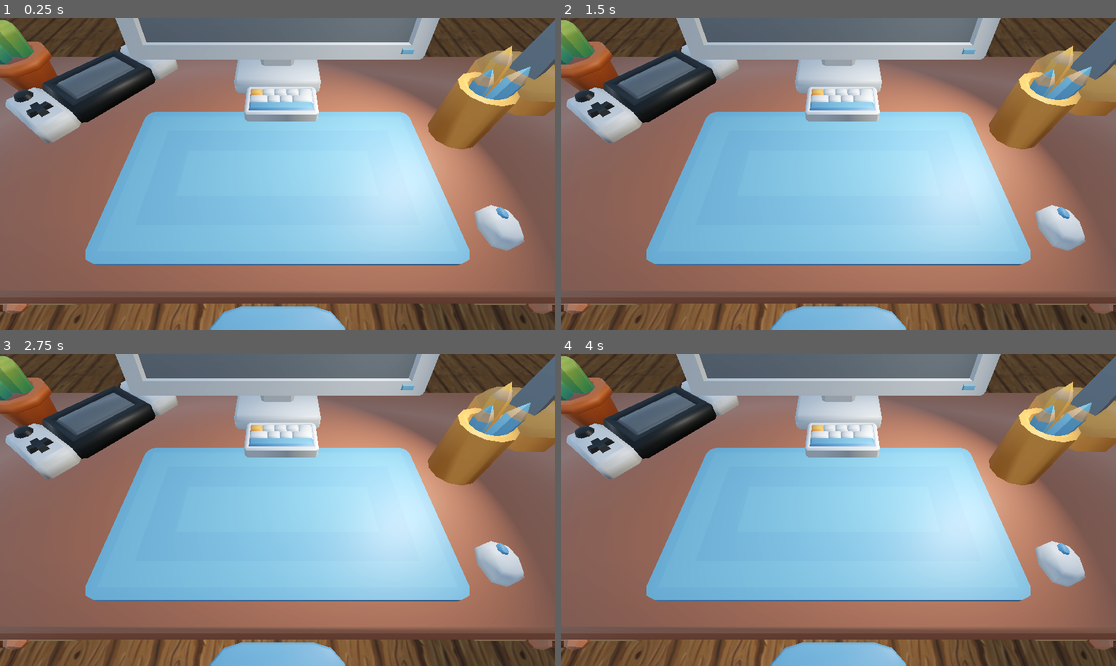
Above: before the commit, frames 1-4 (two rows, left to right).
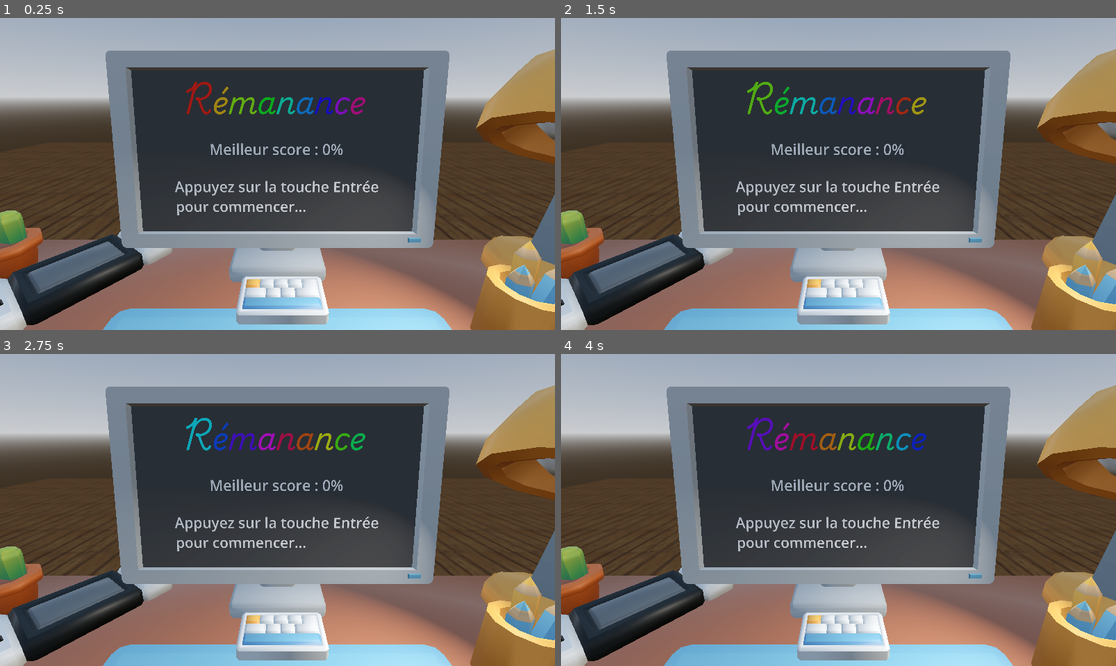
Above: after the commit, the same moments.

Repository: Liduen26/Remanence
Game: Godot game, scene res://scenes/main.tscn
Two runs of this game, one before a commit and one after it. Both use one fixed random seed, a clock stepped at 60 frames per second and the inputs below. Before the commit the project has no main scene; this scene is started directly in both runs.
Inputs:
- Up to frame 1 (0.25 s): no input
- Up to frame 2 (1.5 s): no input
- Up to frame 3 (2.75 s): no input
- Up to frame 4 (4 s): no input

The runs differ from the first frame. In frame 1, 93% of the frame differs, in the area x 0-100%, y 0-100%; in frame 2, 93%; in frame 3, 93%; in frame 4, 93%.

Commit message:
ajout monitor

Diff:
--- a/project.godot
+++ b/project.godot
@@ -11,6 +11,7 @@
 [application]
 
 config/name="Remanence"
+run/main_scene="uid://dtd78osncm646"
 config/features=PackedStringArray("4.6", "Forward Plus")
 config/icon="res://icon.svg"
 
--- a/scenes/main.tscn
+++ b/scenes/main.tscn
@@ -1,16 +1,17 @@
 [gd_scene format=3 uid="uid://dtd78osncm646"]
 
-[ext_resource type="Texture2D" uid="uid://cjfgwbfnmrj75" path="res://assets/6bc92945363467c12fbbd34c7e8e3830.jpg" id="1_o5qli"]
+[ext_resource type="Texture2D" uid="uid://cjfgwbfnmrj75" path="res://assets/Images/6bc92945363467c12fbbd34c7e8e3830.jpg" id="1_o5qli"]
 [ext_resource type="PackedScene" uid="uid://bkgl48asplw1q" path="res://assets/KayKit_Furniture_Bits_1.0_EXTRA/KayKit_Furniture_Bits_1.0_EXTRA/Assets/gltf/desk_large.gltf" id="2_sugp2"]
 [ext_resource type="PackedScene" uid="uid://68g8k6v0emjj" path="res://assets/KayKit_Furniture_Bits_1.0_EXTRA/KayKit_Furniture_Bits_1.0_EXTRA/Assets/gltf/chair_desk_B.gltf" id="3_jyhfs"]
 [ext_resource type="PackedScene" uid="uid://d2bq4gt5f360x" path="res://assets/KayKit_Furniture_Bits_1.0_EXTRA/KayKit_Furniture_Bits_1.0_EXTRA/Assets/gltf/lamp_desk.gltf" id="4_jyhfs"]
 [ext_resource type="PackedScene" uid="uid://c6o1cm83vk3ed" path="res://assets/KayKit_Furniture_Bits_1.0_EXTRA/KayKit_Furniture_Bits_1.0_EXTRA/Assets/gltf/mousepad_large_B.gltf" id="5_tbgi4"]
-[ext_resource type="PackedScene" uid="uid://bbyra8nemo6xj" path="res://assets/KayKit_Furniture_Bits_1.0_EXTRA/KayKit_Furniture_Bits_1.0_EXTRA/Assets/gltf/monitor.gltf" id="6_tefeu"]
 [ext_resource type="PackedScene" uid="uid://bdwxjr16jtwkf" path="res://assets/KayKit_Furniture_Bits_1.0_EXTRA/KayKit_Furniture_Bits_1.0_EXTRA/Assets/gltf/mouse.gltf" id="7_tipki"]
 [ext_resource type="PackedScene" uid="uid://cam2ycl0chwki" path="res://assets/KayKit_Furniture_Bits_1.0_EXTRA/KayKit_Furniture_Bits_1.0_EXTRA/Assets/gltf/keyboard.gltf" id="8_tipki"]
 [ext_resource type="PackedScene" uid="uid://c736qebk82bgc" path="res://assets/KayKit_Furniture_Bits_1.0_EXTRA/KayKit_Furniture_Bits_1.0_EXTRA/Assets/gltf/gameconsole_handheld.gltf" id="9_85g3d"]
 [ext_resource type="PackedScene" uid="uid://djdhrguwxgpwp" path="res://assets/KayKit_Furniture_Bits_1.0_EXTRA/KayKit_Furniture_Bits_1.0_EXTRA/Assets/gltf/cup_pencils.gltf" id="10_choun"]
+[ext_resource type="PackedScene" uid="uid://ui44dfyepe6x" path="res://scenes/monitor.tscn" id="11_eb6dy"]
 [ext_resource type="PackedScene" uid="uid://b10fsjrsiqog4" path="res://assets/KayKit_Furniture_Bits_1.0_EXTRA/KayKit_Furniture_Bits_1.0_EXTRA/Assets/gltf/cactus_small_B.gltf" id="11_ya4ey"]
+[ext_resource type="PackedScene" uid="uid://c3owwuti6h3co" path="res://assets/Digital clock.glb" id="12_eb6dy"]
 
 [sub_resource type="ProceduralSkyMaterial" id="ProceduralSkyMaterial_sugp2"]
 sky_horizon_color = Color(0.66224277, 0.6717428, 0.6867428, 1)
@@ -36,45 +37,50 @@
 [node name="WorldEnvironment" type="WorldEnvironment" parent="." unique_id=1144401263]
 environment = SubResource("Environment_tbgi4")
 
+[node name="Camera3D" type="Camera3D" parent="." unique_id=2086084444]
+transform = Transform3D(1, 0, 0, 0, 0.95371693, 0.3007058, 0, -0.3007058, 0.95371693, 0, 1.91, 0.7)
+fov = 65.0
+
 [node name="CSGMesh3D" type="CSGMesh3D" parent="." unique_id=504887787]
 transform = Transform3D(20, 0, 0, 0, 1, 0, 0, 0, 20, 0, -0.5, 0)
 mesh = SubResource("BoxMesh_0wfyh")
 material = SubResource("StandardMaterial3D_sugp2")
 
-[node name="desk_large2" parent="." unique_id=90111508 instance=ExtResource("2_sugp2")]
+[node name="Objects" type="StaticBody3D" parent="." unique_id=1412946245]
 
-[node name="chair_desk_B2" parent="." unique_id=1350120240 instance=ExtResource("3_jyhfs")]
+[node name="desk_large2" parent="Objects" unique_id=90111508 instance=ExtResource("2_sugp2")]
+
+[node name="chair_desk_B2" parent="Objects" unique_id=1350120240 instance=ExtResource("3_jyhfs")]
 transform = Transform3D(-1, 0, -8.742278e-08, 0, 1, 0, 8.742278e-08, 0, -1, 0, 0, 1.0936424)
 
-[node name="Camera3D" type="Camera3D" parent="." unique_id=2086084444]
-transform = Transform3D(1, 0, 0, 0, 0.57357645, 0.81915206, 0, -0.81915206, 0.57357645, 0, 1.9104943, 0.8862399)
-fov = 65.0
-
-[node name="lamp_desk2" parent="." unique_id=1157407086 instance=ExtResource("4_jyhfs")]
+[node name="lamp_desk2" parent="Objects" unique_id=1157407086 instance=ExtResource("4_jyhfs")]
 transform = Transform3D(0.5591929, 0, -0.82903755, 0, 1, 0, 0.82903755, 0, 0.5591929, 1.3840525, 0.9967396, -0.36996365)
 
-[node name="SpotLight3D" type="SpotLight3D" parent="." unique_id=2078707700]
-transform = Transform3D(-0.25034767, -0.6673647, 0.7013917, -0.2243403, 0.744731, 0.6285277, -0.9418056, -1.786935e-09, -0.3361585, 1.0326667, 1.8796595, -0.1447596)
+[node name="SpotLight3D" type="SpotLight3D" parent="Objects/lamp_desk2" unique_id=2078707700]
+transform = Transform3D(-0.9207849, -0.3731856, 0.11352527, -0.22434025, 0.744731, 0.6285278, -0.3191033, 0.5532706, -0.7694577, -0.022727787, 0.8829199, 0.43642575)
 light_color = Color(1, 0.95686275, 0.8980392, 1)
 light_energy = 1.5
 
-[node name="mousepad_large_B2" parent="." unique_id=24724902 instance=ExtResource("5_tbgi4")]
+[node name="mousepad_large_B2" parent="Objects" unique_id=24724902 instance=ExtResource("5_tbgi4")]
 transform = Transform3D(1, 0, 0, 0, 1, 0, 0, 0, 1, 0, 1, 0.25)
 
-[node name="monitor2" parent="." unique_id=1653143865 instance=ExtResource("6_tefeu")]
+[node name="mouse2" parent="Objects" unique_id=743227873 instance=ExtResource("7_tipki")]
+transform = Transform3D(0.5, 0, 0, 0, 0.5, 0, 0, 0, 0.5, 0.84605455, 1, 0.51355964)
+
+[node name="keyboard2" parent="Objects" unique_id=826806213 instance=ExtResource("8_tipki")]
+transform = Transform3D(0.5, 0, 0, 0, 0.5, 0, 0, 0, 0.5, 0.008818135, 1, -0.18481237)
+
+[node name="gameconsole_handheld2" parent="Objects" unique_id=1891327118 instance=ExtResource("9_85g3d")]
+transform = Transform3D(0.47183853, 0.009465069, 0.6459712, -0.0060454453, 0.79994386, -0.007305354, -0.64601225, -0.0005727989, 0.47187695, -1.026288, 1.0388218, -0.3676818)
+
+[node name="cup_pencils2" parent="Objects" unique_id=740441213 instance=ExtResource("10_choun")]
+transform = Transform3D(0.65, 0, 0, 0, 0.65, 0, 0, 0, 0.65, 0.90058094, 0.9751322, -0.015920848)
+
+[node name="cactus_small_B2" parent="Objects" unique_id=1277340207 instance=ExtResource("11_ya4ey")]
+transform = Transform3D(0.6, 0, 0, 0, 0.6, 0, 0, 0, 0.6, -1.4635916, 1, -0.43357462)
+
+[node name="Monitor" parent="Objects" unique_id=161854045 instance=ExtResource("11_eb6dy")]
 transform = Transform3D(1, 0, 0, 0, 1, 0, 0, 0, 1, 0, 1, -0.5472745)
 
-[node name="mouse2" parent="." unique_id=743227873 instance=ExtResource("7_tipki")]
-transform = Transform3D(0.5, 0, 0, 0, 0.5, 0, 0, 0, 0.5, 0.84605455, 1, 0.51355964)
-
-[node name="keyboard2" parent="." unique_id=826806213 instance=ExtResource("8_tipki")]
-transform = Transform3D(0.5, 0, 0, 0, 0.5, 0, 0, 0, 0.5, 0.008818135, 1, -0.18481237)
-
-[node name="gameconsole_handheld2" parent="." unique_id=1891327118 instance=ExtResource("9_85g3d")]
-transform = Transform3D(0.47183853, 0.009465069, 0.6459712, -0.0060454453, 0.79994386, -0.007305354, -0.64601225, -0.0005727989, 0.47187695, -1.026288, 1.0388218, -0.3676818)
-
-[node name="cup_pencils2" parent="." unique_id=740441213 instance=ExtResource("10_choun")]
-transform = Transform3D(0.65, 0, 0, 0, 0.65, 0, 0, 0, 0.65, 0.90058094, 0.9751322, -0.015920848)
-
-[node name="cactus_small_B2" parent="." unique_id=1277340207 instance=ExtResource("11_ya4ey")]
-transform = Transform3D(0.6, 0, 0, 0, 0.6, 0, 0, 0, 0.6, -1.4635916, 1, -0.43357462)
+[node name="Digital clock" parent="." unique_id=1987159873 instance=ExtResource("12_eb6dy")]
+transform = Transform3D(0.017802566, 0, 0.024146814, 0, 0.03, 0, -0.024146814, 0, 0.017802566, -0.88763064, 1, 0.39035106)
--- /dev/null
+++ b/scenes/monitor.tscn
@@ -0,0 +1,69 @@
+[gd_scene format=3 uid="uid://ui44dfyepe6x"]
+
+[ext_resource type="ArrayMesh" uid="uid://cnxuqkkt4mvti" path="res://assets/KayKit_Furniture_Bits_1.0_EXTRA/KayKit_Furniture_Bits_1.0_EXTRA/Assets/obj/monitor.obj" id="1_gnqr3"]
+[ext_resource type="FontFile" uid="uid://ch4r8e0ku7ci4" path="res://assets/Fonts/PlaywriteIE-VariableFont_wght.ttf" id="2_3jcr0"]
+[ext_resource type="Script" uid="uid://d3ma3mxxjno8o" path="res://title_effect.gd" id="3_712wi"]
+[ext_resource type="FontFile" uid="uid://06haja5g2ogp" path="res://assets/Fonts/Montserrat-VariableFont_wght.ttf" id="4_r76x4"]
+
+[sub_resource type="PlaneMesh" id="PlaneMesh_gnqr3"]
+
+[sub_resource type="ViewportTexture" id="ViewportTexture_gnqr3"]
+viewport_path = NodePath("Monitor/MeshInstance3D/SubViewport")
+
+[sub_resource type="StandardMaterial3D" id="StandardMaterial3D_3jcr0"]
+resource_local_to_scene = true
+albedo_texture = SubResource("ViewportTexture_gnqr3")
+
+[node name="Monitor" type="Node3D" unique_id=161854045]
+
+[node name="Monitor" type="MeshInstance3D" parent="." unique_id=1537350027]
+mesh = ExtResource("1_gnqr3")
+
+[node name="MeshInstance3D" type="MeshInstance3D" parent="Monitor" unique_id=1093446741]
+transform = Transform3D(0.66, 0, 0, 0, 0.08803965, -0.37521175, 0, 0.49929756, 0.06615998, 0, 0.656, 0.13)
+mesh = SubResource("PlaneMesh_gnqr3")
+surface_material_override/0 = SubResource("StandardMaterial3D_3jcr0")
+
+[node name="SubViewport" type="SubViewport" parent="Monitor/MeshInstance3D" unique_id=1014622218]
+size = Vector2i(1920, 1080)
+
+[node name="TitleLabel" type="RichTextLabel" parent="Monitor/MeshInstance3D/SubViewport" unique_id=1570120958]
+anchors_preset = 5
+anchor_left = 0.5
+anchor_right = 0.5
+offset_left = -635.0
+offset_right = 1285.0
+offset_bottom = 300.0
+grow_horizontal = 2
+theme_override_fonts/normal_font = ExtResource("2_3jcr0")
+theme_override_font_sizes/normal_font_size = 200
+text = "Rémanence"
+script = ExtResource("3_712wi")
+
+[node name="StartLabel" type="RichTextLabel" parent="Monitor/MeshInstance3D/SubViewport" unique_id=1035591767]
+anchors_preset = 4
+anchor_top = 0.5
+anchor_bottom = 0.5
+offset_left = 250.0
+offset_top = 150.0
+offset_right = 1750.0
+offset_bottom = 650.0
+grow_vertical = 2
+theme_override_fonts/bold_font = ExtResource("4_r76x4")
+theme_override_font_sizes/normal_font_size = 100
+text = "Appuyez sur la touche Entrée pour commencer..."
+
+[node name="ScoreLabel" type="RichTextLabel" parent="Monitor/MeshInstance3D/SubViewport" unique_id=287530850]
+anchors_preset = 8
+anchor_left = 0.5
+anchor_top = 0.5
+anchor_right = 0.5
+anchor_bottom = 0.5
+offset_left = -460.0
+offset_top = -100.0
+offset_right = 1040.0
+offset_bottom = 100.0
+grow_horizontal = 2
+grow_vertical = 2
+theme_override_font_sizes/normal_font_size = 100
+text = "Meilleur score : 0%"
--- /dev/null
+++ b/title_effect.gd
@@ -0,0 +1,18 @@
+extends RichTextLabel
+
+var time := 0.0
+var text_src = "Rémanance"
+
+func _ready():
+	bbcode_enabled = true
+
+func _process(delta):
+	time += delta
+	var result = ""
+
+	for i in text_src.length():
+		var hue = fmod((float(i) / text_src.length()) + time * 0.2, 1.0)
+		var color = Color.from_hsv(hue, 0.9, 1.0)
+		result += "[color=#%s]%s[/color]" % [color.to_html(false), text_src[i]]
+
+	text = result
Binary file added: assets/Digital clock.glb
Not shown, added: assets/Digital clock.glb.import
Not shown, added: assets/Digital_Clock_01.mtl
Binary file added: assets/Fonts/Montserrat-VariableFont_wght.ttf
Not shown, added: assets/Fonts/Montserrat-VariableFont_wght.ttf.import
Binary file added: assets/Fonts/PlaywriteIE-VariableFont_wght.ttf
Not shown, added: assets/Fonts/PlaywriteIE-VariableFont_wght.ttf.import
Renamed: assets/6bc92945363467c12fbbd34c7e8e3830.jpg -> assets/Images/6bc92945363467c12fbbd34c7e8e3830.jpg
Not shown, changed: assets/Images/6bc92945363467c12fbbd34c7e8e3830.jpg.import
Empty file added: test.gd
Not shown, added: test.gd.uid
Not shown, added: title_effect.gd.uid
(and 1 more such lines)
